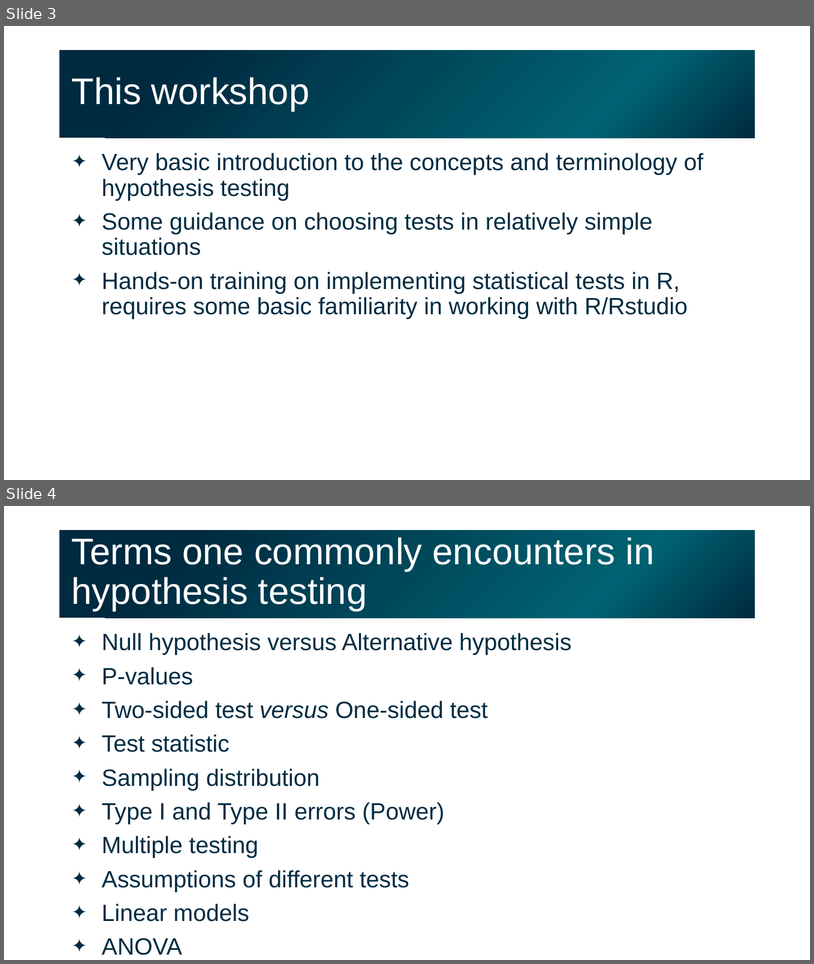
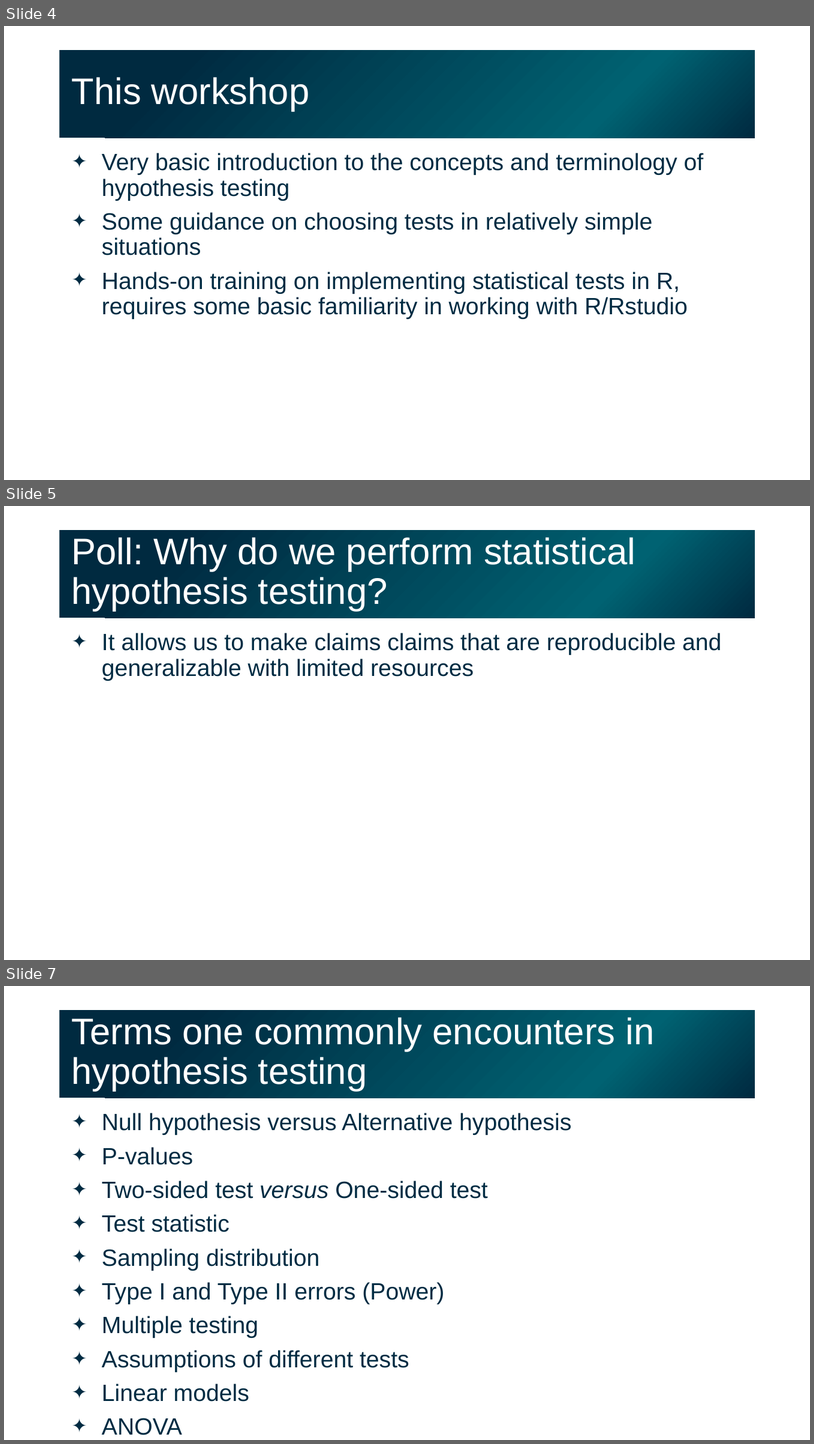
Before and after one commit to gladstone-institutes/Bioinformatics-Workshops, a slide deck: hypothesis-testing/HypothesisTesting.pptx. Shown one above the other, each under a label of ours: slides 3 and 4 before the commit, slides 4, 5 and 7 after it; the slides between them are not shown. The pictures are 814x964 and 814x1444 pixels, drawn with LibreOffice and Linux fonts; fonts in the diff are those of the drawing. Boxes give left, top, right and bottom in pixels: in the first picture for what was removed or moved away, otherwise in the second. Text is boxed around its words. In the diff, an @@ line names an element or a change of style, - is before the commit and + after.

```diff
--- a/hypothesis-testing/HypothesisTesting.pptx
+++ b/hypothesis-testing/HypothesisTesting.pptx
@@ slide 5 added at <box>4,506,810,960</box>, background #FFFFFF @@
@@ title added at <box>60,530,755,618</box>, fill gradient #002A40 to #006272, 44 pt, text #FFFFFF @@
+Poll: Why do we perform statistical hypothesis testing?
@@ text added at <box>102,633,722,681</box>, 28 pt, text #002B42 @@
+✦ It allows us to make claims claims that are reproducible and generalizable with limited resources
@@ what was slide 3 is now slide 4 @@
@@ what was slide 4 is now slide 7 @@
```
Also in this commit, not shown: 9 slides changed, 5 other slides added.
